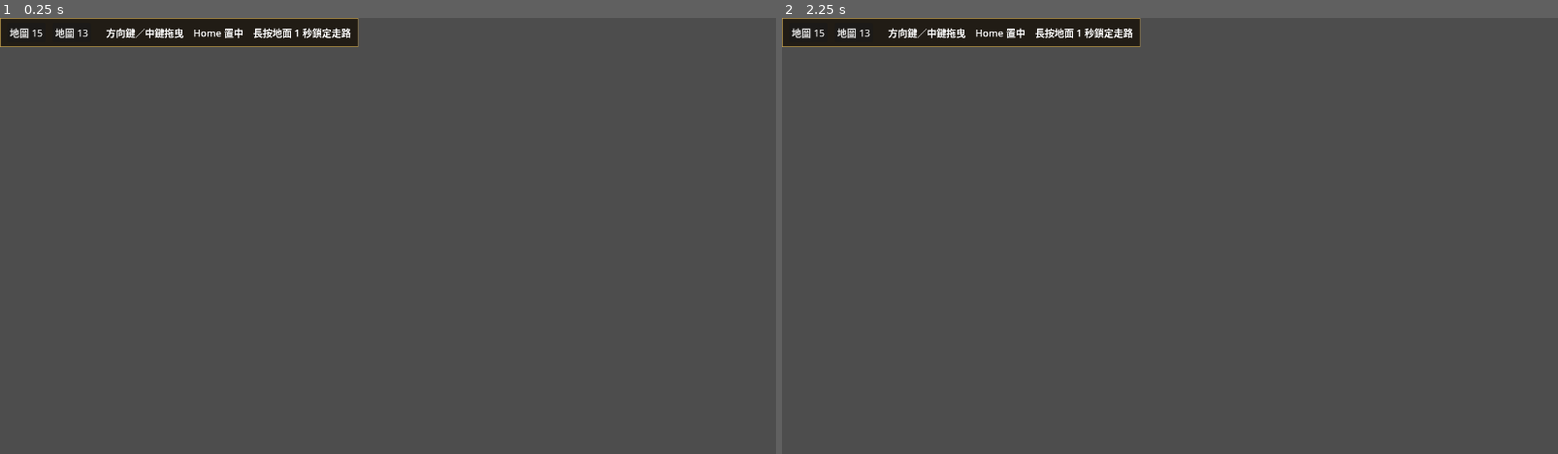
Above: before the commit, frames 1-2 (left to right).
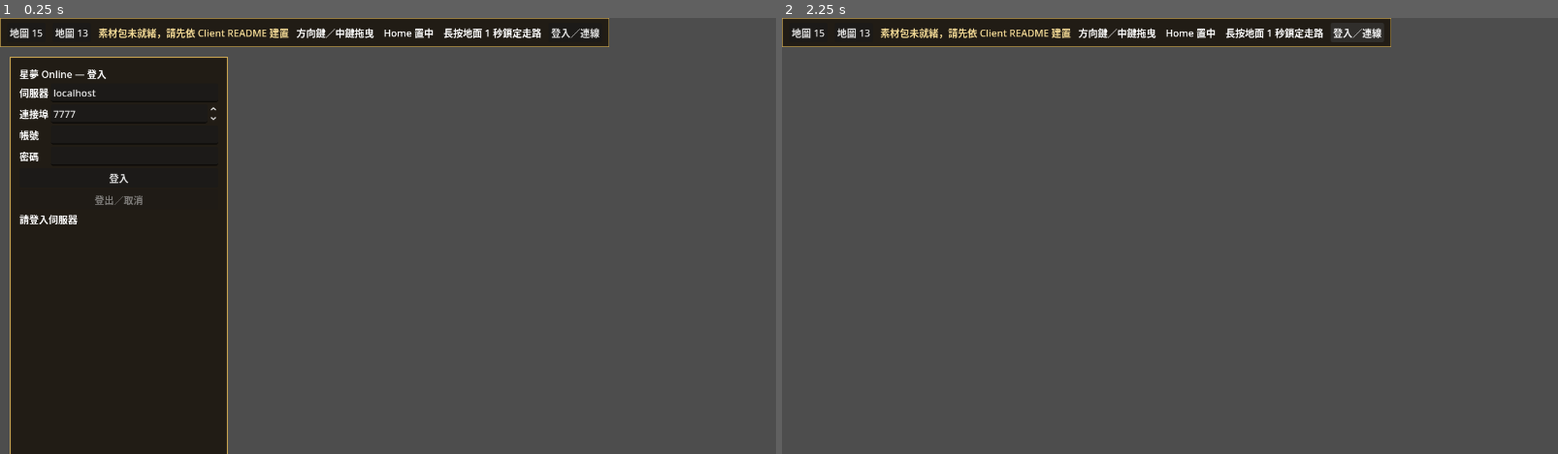
Above: after the commit, the same moments.

Repository: kevin840307/SGTest
Game: Godot game, scene res://app/main.tscn
Two runs of this game, one before a commit and one after it. Both use one fixed random seed, a clock stepped at 60 frames per second and the inputs below.
Inputs (mouse positions are in pixels of both pictures, inside the frame that each line leads up to):
- Up to frame 1 (0.25 s): no input
- Up to frame 2 (2.25 s): click "地圖 15" at 0.5 s; click "地圖 13" at 1.25 s; click (1356, 31) at 2 s, where only the run after the commit has a clickable "登入／連線"

The runs differ from the first frame. In frame 1, 28% of the frame differs, in the area x 1-79%, y 0-100%; in frame 2, 2.7%.
Error before the commit: Parse Error: Identifier "_equip_selected_inventory_item" not declared in the current scope. (res://ui/session_panel.gd:228)

Commit message:
feat(equipment): render opaque server-approved equipment slots

Diff:
--- a/client/ui/session_panel.gd
+++ b/client/ui/session_panel.gd
@@ -865,6 +865,77 @@
 	storage_withdraw_button.disabled = not usable or pending or not ready or active_npc <= 0 or storage_withdraw_picker.item_count == 0
 
 
+func _equip_selected_inventory_item() -> void:
+	if equipment_equip_button.disabled or equipment_inventory_picker.selected < 0:
+		return
+	var uid := int(equipment_inventory_picker.get_item_metadata(equipment_inventory_picker.selected))
+	if submit_equipment_equip(uid):
+		equipment_status.text = "裝備請求已送出，等待伺服器核准欄位…"
+		equipment_equip_button.disabled = true
+		equipment_unequip_button.disabled = true
+	else:
+		equipment_status.text = "目前無法裝上該物品"
+
+
+func _unequip_selected_item() -> void:
+	if equipment_unequip_button.disabled or equipment_equipped_picker.selected < 0:
+		return
+	var uid := int(equipment_equipped_picker.get_item_metadata(equipment_equipped_picker.selected))
+	if submit_equipment_unequip(uid):
+		equipment_status.text = "卸下請求已送出，等待伺服器結算…"
+		equipment_equip_button.disabled = true
+		equipment_unequip_button.disabled = true
+	else:
+		equipment_status.text = "目前無法卸下該裝備"
+
+
+func _update_equipment_ui() -> void:
+	var in_world := active and int(_latest.get("state",-1)) == State.STATE_IN_WORLD
+	for control in [equipment_inventory_picker,equipment_equipped_picker,equipment_equip_button,equipment_unequip_button,equipment_status]:
+		control.visible = in_world
+	if not in_world:
+		_equipment_display_key = ""
+		return
+	var ready := bool(_latest.get("equipment_ready",false))
+	var pending := int(_latest.get("pending_equipment_sequence",0)) != 0
+	var usable := ready and bool(_latest.get("world_ready",false)) and bool(_latest.get("inventory_ready",false)) and not bool(_latest.get("reconnecting",false)) and not bool(_latest.get("resync_pending",false)) and not bool(_latest.get("waiting_for_new_map",false))
+	var inventory: Dictionary = _latest.get("inventory_items",{})
+	var equipment: Dictionary = _latest.get("equipment_items",{})
+	var key := "%d/%d/%d/%d/%d" % [int(_latest.get("inventory_revision",0)),int(_latest.get("equipment_revision",0)),int(_latest.get("equipment_sequence",0)),inventory.size(),equipment.size()]
+	if key != _equipment_display_key:
+		_equipment_display_key = key
+		equipment_inventory_picker.clear()
+		equipment_equipped_picker.clear()
+		if ready:
+			var inventory_uids: Array = inventory.keys()
+			inventory_uids.sort()
+			for raw_uid in inventory_uids:
+				var uid := int(raw_uid)
+				var item: Dictionary = inventory[raw_uid]
+				equipment_inventory_picker.add_item("%s｜UID %d" % [item_catalog.name_for(int(item.get("item_definition_id",0))),uid])
+				equipment_inventory_picker.set_item_metadata(equipment_inventory_picker.item_count-1,uid)
+			var equipped_uids: Array = equipment.keys()
+			equipped_uids.sort()
+			for raw_uid in equipped_uids:
+				var uid := int(raw_uid)
+				var item: Dictionary = equipment[raw_uid]
+				equipment_equipped_picker.add_item("裝備欄位 %d｜%s｜UID %d" % [int(item.get("slot_id",0)),item_catalog.name_for(int(item.get("item_definition_id",0))),uid])
+				equipment_equipped_picker.set_item_metadata(equipment_equipped_picker.item_count-1,uid)
+			if equipment_inventory_picker.item_count > 0:
+				equipment_inventory_picker.select(0)
+			if equipment_equipped_picker.item_count > 0:
+				equipment_equipped_picker.select(0)
+	if not ready:
+		equipment_status.text = "裝備規則尚未由伺服器啟用"
+	var result: Dictionary = _latest.get("last_equipment_result",{})
+	if not result.is_empty():
+		if int(result.get("status",-1)) in [0,1]:
+			equipment_status.text = "%s完成：裝備欄位 %d｜%s｜UID %d" % ["裝上" if int(result.get("kind",0)) == 1 else "卸下",int(result.get("slot_id",0)),item_catalog.name_for(int(result.get("item_definition_id",0))),int(result.get("item_uid",0))]
+		else:
+			equipment_status.text = "裝備操作失敗（伺服器代碼 %d）" % int(result.get("status",-1))
+	equipment_equip_button.disabled = not usable or pending or equipment_inventory_picker.item_count == 0
+	equipment_unequip_button.disabled = not usable or pending or equipment_equipped_picker.item_count == 0
+
 func _update_inventory_ui() -> void:
 	var in_world: bool = active and int(_latest.get("state",-1)) == State.STATE_IN_WORLD
 	var loaded: bool = in_world and bool(_latest.get("inventory_ready",false))
@@ -974,6 +1045,7 @@
 	_update_inventory_ui()
 	_update_shop_ui()
 	_update_storage_ui()
+	_update_equipment_ui()
 	var pickup_result: Dictionary = _latest.get("last_pickup_result",{})
 	if not pickup_result.is_empty():
 		if int(pickup_result.status) in [0,1]:
